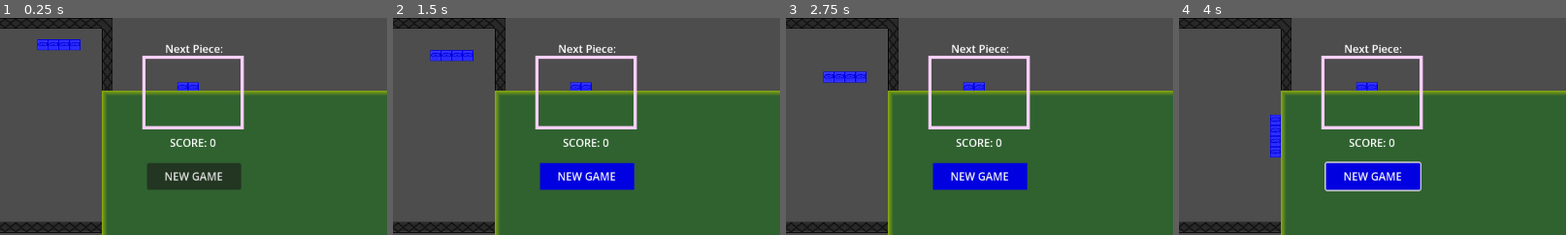
Above: before the commit, frames 1-4 (left to right).
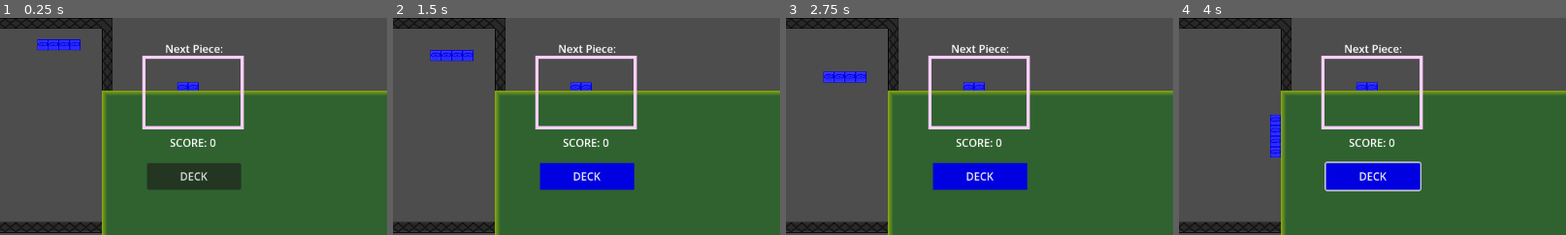
Above: after the commit, the same moments.

Repository: Relaxed-Chowder/octoBlocs
Game: Godot game, scene res://scene/game.tscn
Same seed, same stepped clock (60 frames per second), same inputs: the game is played once before the commit and once after it.
Inputs (mouse positions are % of the whole screen's width and height, from its top left):
- Up to frame 1 (0.25 s): no input
- Up to frame 2 (1.5 s): click (27, 36) at 0.5 s, where only the run after the commit has a clickable "DECK"; click (27, 36) at 1.25 s, where only the run before the commit has a clickable "NEW GAME"
- Up to frame 3 (2.75 s): click (27, 36) at 2 s, where only the run before the commit has a clickable "NEW GAME"
- Up to frame 4 (4 s): hold Right (ui_right) 2.78-3.53 s; hold R 2.78-3.53 s; hold Down (ui_down) from 3.53 s (still down); tap R at 3.6 s
The pictures show only the part of the screen within x 2-52%, y 0-50%; the shares and areas given below are measured in that part.

The runs differ from the first frame. In frame 1, 0.4% of the frame differs, in the area x 42-58%, y 70-75%; in frame 2, 0.4%; in frame 3, 0.4%; in frame 4, 0.4%.
Error before the commit: Invalid access to property or key '0' on a base object of type 'RefCounted (piece_class)'. (res://scripts/deck.gd:18)

Commit message:
working on sorting algorithm

Diff:
--- a/octo-blocs/scene/hud.tscn
+++ b/octo-blocs/scene/hud.tscn
@@ -48,10 +48,10 @@
 horizontal_alignment = 1
 vertical_alignment = 1
 
-[node name="Button" type="Button" parent="." unique_id=1244241403]
+[node name="deck" type="Button" parent="." unique_id=1244241403]
 offset_left = 243.0
 offset_top = 216.0
 offset_right = 383.0
 offset_bottom = 256.0
 theme_override_styles/hover = SubResource("StyleBoxFlat_s3k51")
-text = "NEW GAME"
+text = "DECK"
--- a/octo-blocs/scripts/deck.gd
+++ b/octo-blocs/scripts/deck.gd
@@ -1,11 +1,14 @@
 extends Panel
-var deck = Global.piece_deck
-var full = Global.piece_full
+var piece_class = load("res://scripts/piece_class.gd")
+
+var color_list = Global.colors
+
+var orginized : Array
 
 # Called when the node enters the scene tree for the first time.
 func _ready() -> void:
-	pass
 	orginize()
+	print("click", orginized.size())
 
 
 # Called every frame. 'delta' is the elapsed time since the previous frame.
@@ -14,5 +17,19 @@
 
 
 func orginize():
-	for i in range(deck.size()):
-		deck[i][0]
+	for i in range(Global.piece_full.size()):
+		var color_number := 0
+		var piece_number := 0
+		var color = Global.piece_full[i].color
+		var piece = Global.piece_full[i].type
+		for j in range(Global.colors.size()):
+			if color == Global.colors[j]:
+				color_number = j
+				break
+		for j in range(Global.tetrominoes.size()):
+			if piece == Global.tetrominoes[j]:
+				color_number = j
+				break
+
+		if orginized.is_empty():
+			orginized.append(Global.piece_full[i])
--- a/octo-blocs/scripts/global.gd
+++ b/octo-blocs/scripts/global.gd
@@ -1,4 +1,5 @@
 extends Node
+var piece_class = load("res://scripts/piece_class.gd")
 var piece_deck := []
 
 #tetrominoes
